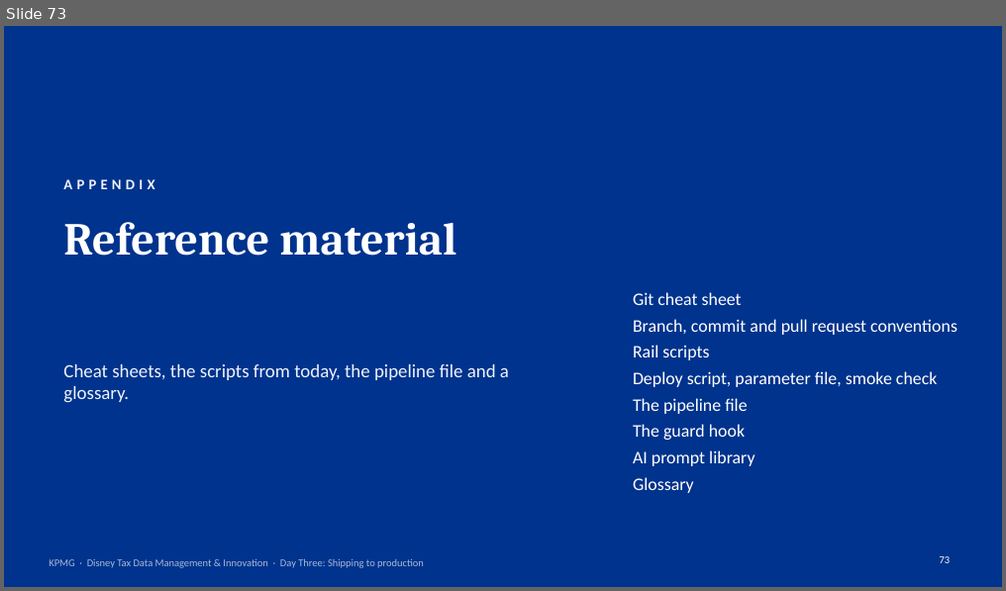
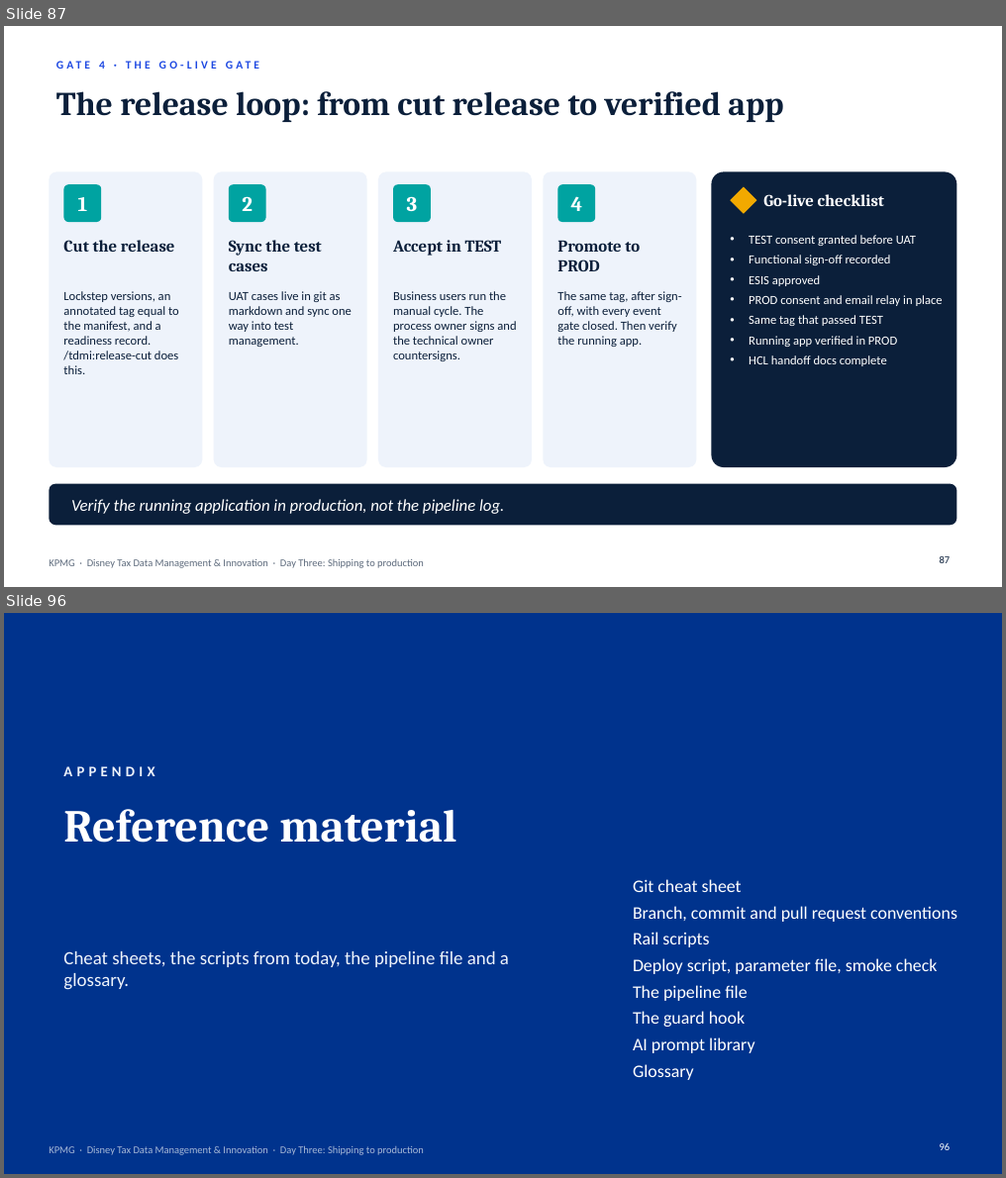
Before and after one commit to jveingrad/default, a slide deck: Disney Fabric Training and Enablement - Day Three Shipping to Production.pptx. Shown one above the other, each under a label of ours: slide 73 before the commit, slides 87 and 96 after it; the slides between them are not shown. The pictures are 1006x591 and 1006x1178 pixels, drawn with LibreOffice and Linux fonts; fonts in the diff are those of the drawing. Boxes give left, top, right and bottom in pixels: in the first picture for what was removed or moved away, otherwise in the second. Text is boxed around its words. In the diff, an @@ line names an element or a change of style, - is before the commit and + after.

```diff
--- a/Disney Fabric Training and Enablement - Day Three Shipping to Production.pptx
+++ b/Disney Fabric Training and Enablement - Day Three Shipping to Production.pptx
@@ slide 87 added at bbox=[4, 26, 1002, 587], background #FFFFFF @@
@@ text added at bbox=[99, 61, 105, 69], 11 pt, text #1E49E2, bold @@
+GATE 4 · THE GO-LIVE GATE
@@ title added at bbox=[56, 91, 783, 122], 32 pt, text #0B1F3A, bold @@
+The release loop: from cut release to verified app
@@ rounded rectangle added at bbox=[49, 172, 202, 468], fill #EEF3FB @@
@@ rounded rectangle added at bbox=[214, 172, 367, 468], fill #EEF3FB @@
@@ rounded rectangle added at bbox=[378, 172, 532, 468], fill #EEF3FB @@
@@ rounded rectangle added at bbox=[543, 172, 696, 468], fill #EEF3FB @@
@@ rounded rectangle added at bbox=[712, 172, 957, 468], fill #0B1F3A @@
@@ rounded rectangle added at bbox=[63, 184, 101, 222], fill #00A3A1 @@
@@ text added at bbox=[78, 197, 88, 211], 20 pt, text #FFFFFF, bold @@
+1
@@ rounded rectangle added at bbox=[229, 184, 266, 222], fill #00A3A1 @@
@@ text added at bbox=[242, 196, 252, 211], 20 pt, text #FFFFFF, bold @@
+2
@@ rounded rectangle added at bbox=[393, 184, 431, 222], fill #00A3A1 @@
@@ text added at bbox=[407, 196, 418, 211], 20 pt, text #FFFFFF, bold @@
+3
@@ rounded rectangle added at bbox=[558, 184, 595, 222], fill #00A3A1 @@
@@ text added at bbox=[571, 196, 583, 211], 20 pt, text #FFFFFF, bold @@
+4
@@ diamond added at bbox=[731, 187, 757, 214], fill #F2A900 @@
@@ text added at bbox=[763, 194, 884, 206], 16 pt, text #FFFFFF, bold @@
+Go-live checklist
@@ text added at bbox=[63, 240, 175, 252], 16 pt, text #0B1F3A, bold @@
+Cut the release
@@ text added at bbox=[229, 240, 322, 272], 16 pt, text #0B1F3A, bold @@
+Sync the test cases
@@ text added at bbox=[393, 240, 502, 256], 16 pt, text #0B1F3A, bold @@
+Accept in TEST
@@ text added at bbox=[557, 240, 640, 272], 16 pt, text #0B1F3A, bold @@
+Promote to PROD
@@ text added at bbox=[748, 235, 943, 367], 12 pt, text #FFFFFF @@
+• TEST consent granted before UAT
+• Functional sign-off recorded
+• ESIS approved
+• PROD consent and email relay in place
+• Same tag that passed TEST
+• Running app verified in PROD
+• HCL handoff docs complete
@@ text added at bbox=[63, 291, 179, 374], 12 pt, text #0B1F3A @@
+Lockstep versions, an annotated tag equal to the manifest, and a readiness record. /tdmi:release-cut does this.
@@ text added at bbox=[229, 291, 350, 347], 12 pt, text #0B1F3A @@
+UAT cases live in git as markdown and sync one way into test management.
@@ text added at bbox=[393, 291, 516, 362], 12 pt, text #0B1F3A @@
+Business users run the manual cycle. The process owner signs and the technical owner countersigns.
@@ text added at bbox=[557, 291, 681, 347], 12 pt, text #0B1F3A @@
+The same tag, after sign-off, with every event gate closed. Then verify the running app.
@@ rounded rectangle added at bbox=[49, 484, 957, 525], fill #0B1F3A @@
@@ text added at bbox=[71, 499, 504, 514], 16 pt, text #FFFFFF, italic @@
+Verify the running application in production, not the pipeline log.
@@ text added at bbox=[49, 559, 424, 569], 10 pt, text #0B1F3A at 65% opacity @@
+KPMG · Disney Tax Data Management & Innovation · Day Three: Shipping to production
@@ page number added at bbox=[940, 557, 950, 564], 10 pt, text #0B1F3A @@
+87
@@ what was slide 73 is now slide 96 @@
@@ page number at bbox=[940, 1144, 950, 1151]: text changed @@
-73
+96
```
Also in this commit, not shown: 3 slides changed, 23 other slides added, 1 slide removed.
